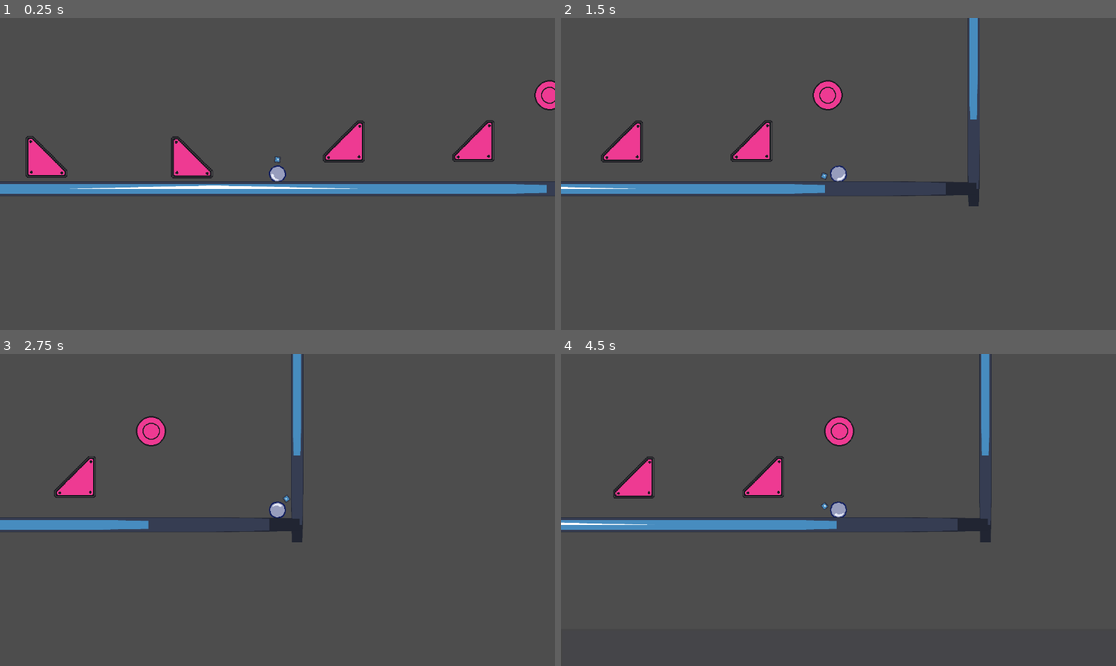
Above: before the commit, frames 1-4 (two rows, left to right).
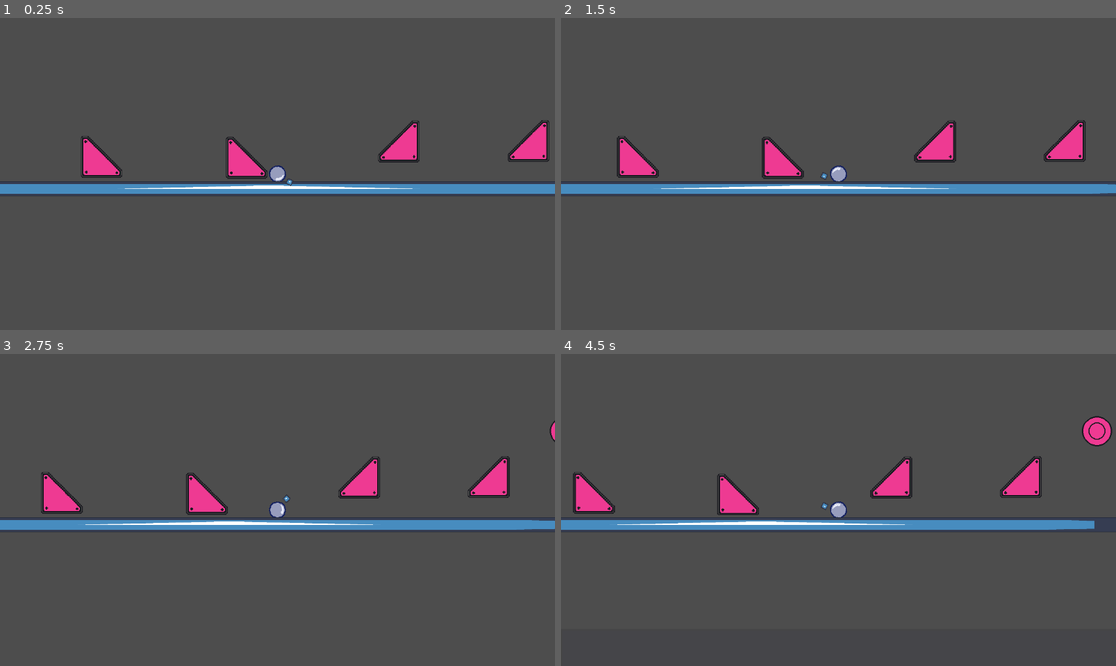
Above: after the commit, the same moments.

Repository: HjalteTagmose/Winball
Game: Godot game, scene res://scenes/TestScene.tscn
The game is run twice, just before and just after one commit, with the same random seed, the same clock (stepped at 60 frames per second) and the same inputs. The engine's default icon, where the game draws it, is replaced by a stand-in: a white triangle on a blue panel in a dark square.
Inputs (mouse positions are in pixels of both pictures, inside the frame that each line leads up to):
- Up to frame 1 (0.25 s): no input
- Up to frame 2 (1.5 s): tap Enter (ui_accept) at 0.5, 0.77 s; move the mouse to (960, 158) at 0.52 s; tap S (aim_down) at 0.6 s; move the mouse to (727, 189) at 1.27 s; tap A (aim_left) at 1.35 s
- Up to frame 3 (2.75 s): tap Enter (ui_accept) at 1.52 s; move the mouse to (333, 441) at 2.02 s; tap D (aim_right) at 2.1 s
- Up to frame 4 (4.5 s): move the mouse to (810, 572) at 2.77 s; tap W (aim_up) at 2.85 s; tap Enter (ui_accept) at 3.02, 3.77 s; move the mouse to (1005, 556) at 3.52 s; tap Space (launch) at 3.6 s; move the mouse to (672, 463) at 4.27 s; tap S (aim_down) at 4.35 s

The runs differ from the first frame. In frame 1, 5.7% of the frame differs, in the area x 4-100%, y 19-57%; in frame 2, 6.4%; in frame 3, 6.8%; in frame 4, 7.3%, in the area x 0-100%, y 0-61%.

Commit message:
Fixed bumpers in starting room

Diff:
--- a/prefabs/Room props/basic_bumper.tscn
+++ b/prefabs/Room props/basic_bumper.tscn
@@ -4,7 +4,7 @@
 [ext_resource type="Texture2D" uid="uid://drg8puls0marl" path="res://art/ph_bumper_2.png" id="2_qyf33"]
 
 [sub_resource type="PhysicsMaterial" id="PhysicsMaterial_gbh0v"]
-bounce = 0.8
+bounce = 1.0
 
 [sub_resource type="CircleShape2D" id="CircleShape2D_nb1wl"]
 radius = 33.0606
--- a/prefabs/Rooms/starting_room.tscn
+++ b/prefabs/Rooms/starting_room.tscn
@@ -188,5 +188,4 @@
 [node name="BasicBumper10" parent="Props" instance=ExtResource("5_3bafk")]
 position = Vector2(669, -947)
 
-[editable path="Props/BasicBumper"]
 [editable path="Props/FlatBumper Walls5"]
--- a/scenes/TestScene.tscn
+++ b/scenes/TestScene.tscn
@@ -18,6 +18,7 @@
 
 [node name="RoomLoader" type="Node2D" parent="."]
 script = ExtResource("4_nb1wl")
+roomCount = 1
 firstRoom = ExtResource("3_m5dm6")
 roomToSpawns = Array[PackedScene]([ExtResource("3_m5dm6")])
 
--- a/scripts/Map props/Bumper.gd
+++ b/scripts/Map props/Bumper.gd
@@ -11,18 +11,28 @@
 
 var timesHit : int
 var isInStrom : bool
+var currentFrame : int = 0
 
 func _ready() -> void:
 	AudioPlayer.stream = SoundOnHIt
 	timesHit = 0
 
-func _physics_process(delta):
-	var collisions = move_and_collide(Vector2.ZERO, true)
+func _process(delta):
+
+	if currentFrame == Engine.get_physics_frames():
+		return
+
+	var collisions = move_and_collide(Vector2.ZERO, false)
+	if collisions:
+		print(collisions.get_collider().name)
+
 	if collisions && collisions.get_collider() is Player:
 		BumpPlayer(collisions, collisions.get_collider())
 
+	currentFrame = Engine.get_physics_frames()
 
 func BumpPlayer(collisionInfo:KinematicCollision2D, player : Player) -> void:
+	var customNormal = (player.global_position - global_position).normalized()
 	player.apply_impulse(collisionInfo.get_normal() * Power)
 
 	PlayAnimation()
@@ -43,7 +53,7 @@
 	if isInStrom:
 		Global.score += Score
 
-	print("Current score: ", Global.score)
+	print("Current score: ", Global.score, name)
 
 func Die():
 	queue_free()
--- a/scripts/Storm.gd
+++ b/scripts/Storm.gd
@@ -25,7 +25,8 @@
 		currentTIme += delta
 
 		if currentTIme >= TimeToKill:
-			print("player DEAAAAD");
+			# print("player DEAAAAD");
+			pass
 
 	else:
 		currentTIme = 0.0
--- a/scripts/room_loader.gd
+++ b/scripts/room_loader.gd
@@ -2,6 +2,7 @@
 
 class_name RoomLoader
 
+@export var roomCount : int = 10
 @export var firstRoom : PackedScene
 @export var roomToSpawns : Array[PackedScene] = []
 
@@ -11,7 +12,7 @@
 func _ready() -> void:
 	spawnRoom(firstRoom, 0)
 
-	for n in range(1, 10):
+	for n in range(1, roomCount):
 		spawnRoom(roomToSpawns.pick_random(), n)
 	pass # Replace with function body.
 
